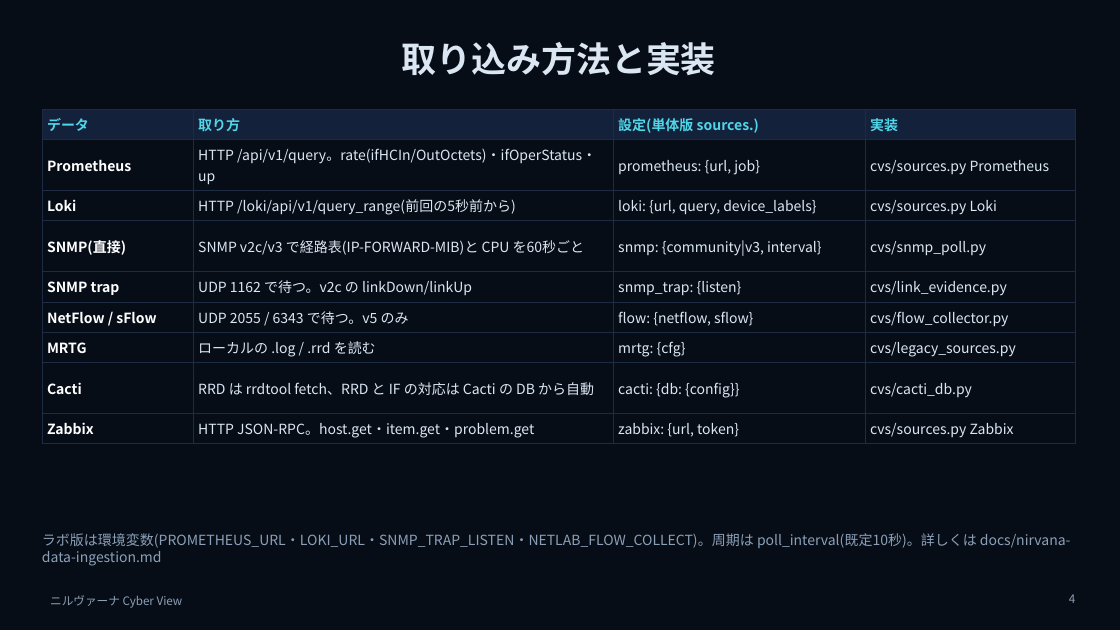
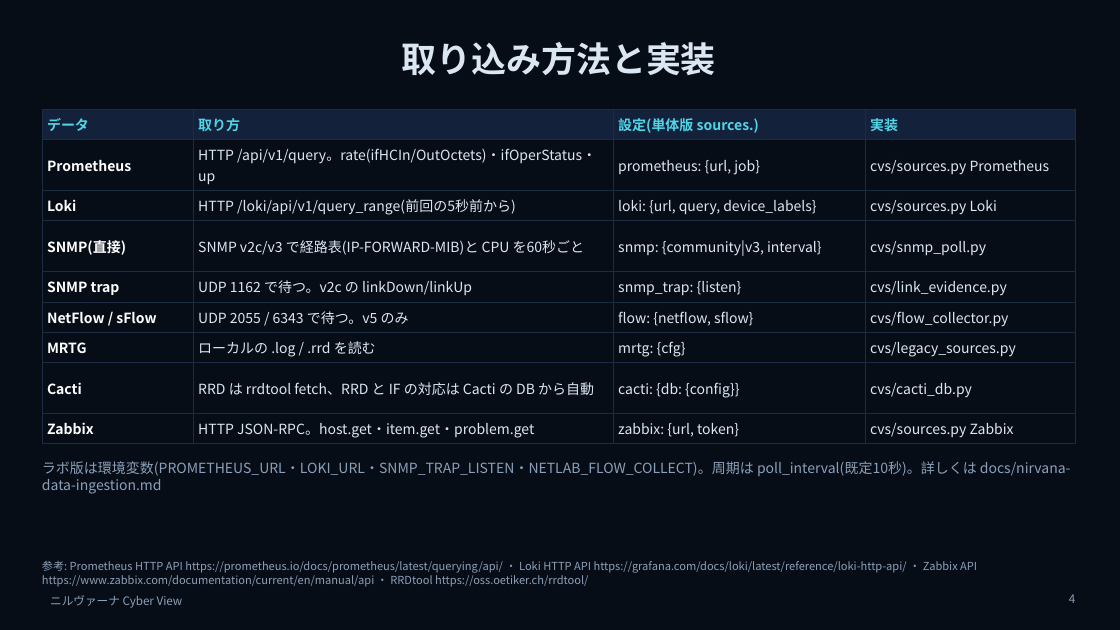
Before and after one commit to w-index-m/network-lab-emulator, a slide deck: slide 4 of docs/nirvana-introduction.pptx. Drawn at 1120x630 pixels with LibreOffice and Linux fonts; fonts in the diff are those of the drawing. Boxes give left, top, right and bottom in pixels: in the first picture for what was removed or moved away, otherwise in the second. Text is boxed around its words. In the diff, an @@ line names an element or a change of style, - is before the commit and + after.

```diff
--- a/docs/nirvana-introduction.pptx
+++ b/docs/nirvana-introduction.pptx
@@ text "ラボ版は環境変数(PROMETHEUS_URL・LOKI_URL・SNMP_TRAP_LISTEN・NETLAB_FLO ...": place and size @@
-text "ラボ版は環境変数(PROMETHEUS_URL・LOKI_URL・SNMP_TRAP_LISTEN・NETLAB_FLO ..." at bbox=[42, 533, 1071, 566]
+text "ラボ版は環境変数(PROMETHEUS_URL・LOKI_URL・SNMP_TRAP_LISTEN・NETLAB_FLO ..." at bbox=[42, 461, 1071, 494]
@@ text added at bbox=[42, 561, 977, 587], 9.5 pt, text #8BA0B8 @@
+参考: Prometheus HTTP API https://prometheus.io/docs/prometheus/latest/querying/api/ ・ Loki HTTP API https://grafana.com/docs/loki/latest/reference/loki-http-api/ ・ Zabbix API https://www.zabbix.com/documentation/current/en/manual/api ・ RRDtool https://oss.oetiker.ch/rrdtool/
```
Also in this commit, not shown: 4 other slides changed, 1 slide added.
